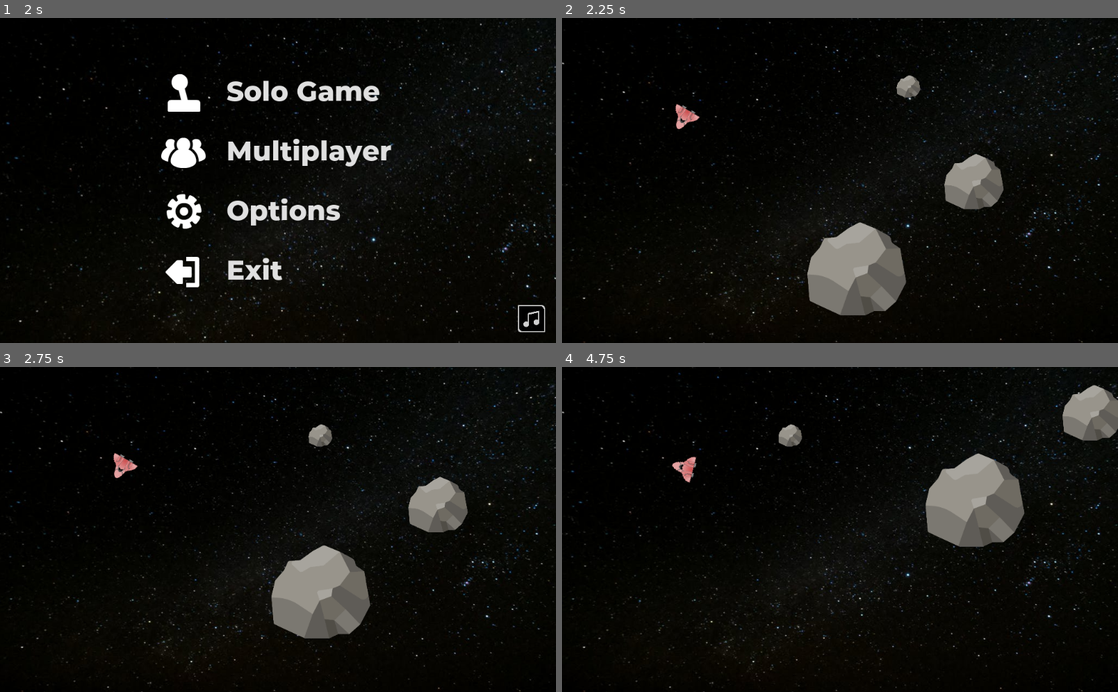
Above: before the commit, frames 1-4 (two rows, left to right).
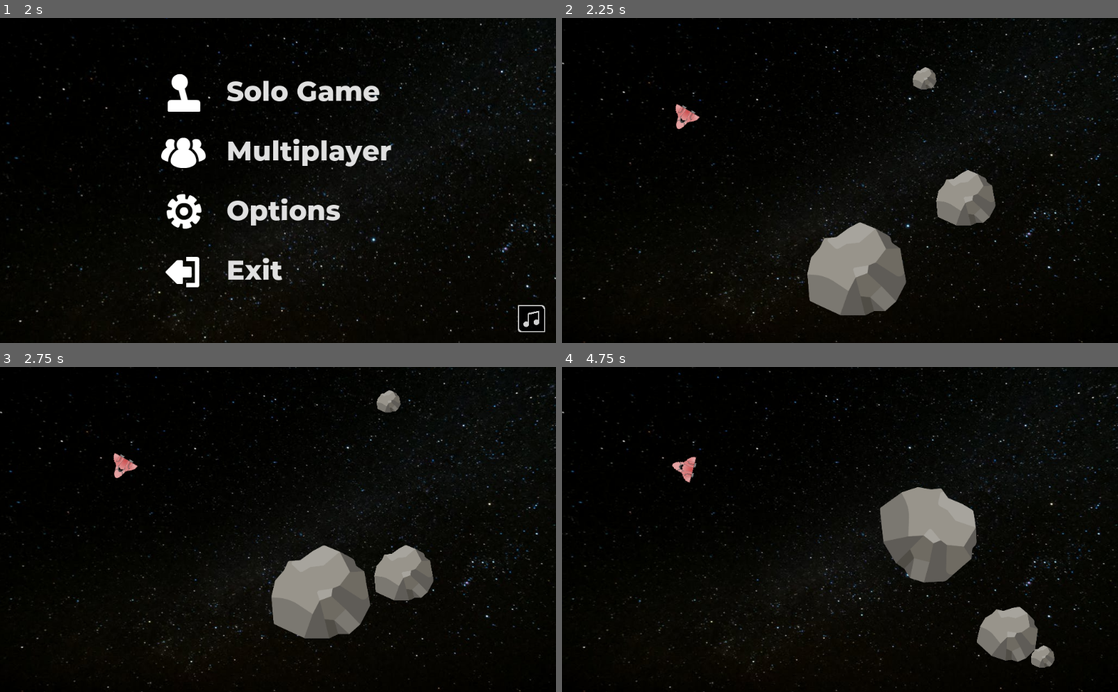
Above: after the commit, the same moments.

Repository: dariodinizg/Chaotic-Fleet
Game: Godot game, scene res://scene/scene_handler/SceneHandler.tscn
Two runs of this game, one before a commit and one after it. Both use one fixed random seed, a clock stepped at 60 frames per second and the inputs below. Sound files missing from this copy of the repository are replaced by a short silence.
Inputs:
- Up to frame 1 (2 s): click "Options" at 0.5 s; click "Back" at 1.25 s
- Up to frame 2 (2.25 s): click "Solo Game" at 2 s
- Up to frame 3 (2.75 s): no input
- Up to frame 4 (4.75 s): hold Right (ui_right) 2.78-3.53 s; hold Left (ui_left) 3.53-4.28 s; hold Right (ui_right) from 4.28 s (still down)

Frame 1 is identical in both runs. In frame 2, 1.9% of the frame differs, in the area x 60-80%, y 15-64%; in frame 3, 3.3%; in frame 4, 9.4%, in the area x 38-100%, y 5-93%.

Commit message:
Implements methods for manage level scenes and change SceneHandler _plug_scene parameter

Diff:
--- a/scene/level_handler/LevelHandler.gd
+++ b/scene/level_handler/LevelHandler.gd
@@ -11,6 +11,7 @@
 var is_state_starting := true
 
 var current_level := 1
+var previous_level
 var is_level_starting := true
 
 func _ready():
@@ -39,7 +40,8 @@
 func _on_game():
 	if is_state_starting:
 		if is_level_starting:
-			Handler._plug_scene(LEVELS[current_level])
+			_plug_level(1)
+			is_level_starting = false
 		else:
 			pass
 
@@ -50,9 +52,6 @@
 func _on_pause_menu():
 	if is_state_starting:
 		Handler._plug_scene(Handler.PLUGGED_SCENES.pause_menu)
-
-func _plug_level():
-	pass
 
 func _end_game():
 	pass
@@ -82,3 +81,40 @@
 
 func disconnect_itself():
 	pass
+
+
+func _free_current_plugged_level(_current_plugged_level):
+	if has_previous_scene():
+		previous_level = _check_previous_plugged_level(_current_plugged_level)
+		_get_current_plugged_scene().disconnect_itself()
+		return $LevelContainer.get_children()[0].queue_free()
+
+
+func _check_previous_plugged_level(_current_level):
+	if previous_level != current_level:
+		return current_level
+
+
+func _get_current_plugged_scene():
+	return $LevelContainer.get_children()[0]
+
+
+func has_previous_scene():
+	if $LevelContainer.get_children().size() != 0:
+		return true
+	return false
+
+
+func _plug_level(level_number):
+	current_level = level_number
+	var preloaded_level = LEVELS[level_number]
+#	match current_plugged_scene:
+#		PLUGGED_SCENES.menu:
+#			current_state = ON_MAINMENU
+#		PLUGGED_SCENES.pause_menu:
+#			current_state = ON_PAUSEMENU
+#		PLUGGED_SCENES.level_handler:
+#			current_state = ON_GAME
+	_free_current_plugged_level(current_level)
+	var level_instance = preloaded_level.instance()
+	$LevelContainer.add_child(level_instance)
--- a/scene/level_handler/LevelHandler.tscn
+++ b/scene/level_handler/LevelHandler.tscn
@@ -4,3 +4,8 @@
 
 [node name="LevelHandler" type="Node2D"]
 script = ExtResource( 1 )
+
+[node name="LevelContainer" type="MarginContainer" parent="."]
+anchor_right = 1.0
+anchor_bottom = 1.0
+rect_min_size = Vector2( 1024, 600 )
--- a/scene/levels/Level1.gd
+++ b/scene/levels/Level1.gd
@@ -5,7 +5,7 @@
 
 signal level_exited
 
-const HANDLER_NAME = "SceneHandler"
+const HANDLER_NAME = "LevelHandler"
 var handler_node
 
 var GameOverScene = preload("res://scene/game_over/game_over.tscn")
@@ -26,8 +26,9 @@
 	game_over_popup.visible = true
 
 func _connect_itself(handler_name):
-	handler_node = get_tree().get_root().get_node(handler_name)
-	self.connect("level_exited", handler_node, "_on_level_exited")
+#	handler_node = get_tree().get_root().get_node(handler_name)
+#	self.connect("level_exited", handler_node, "_on_level_exited")
+	pass
 
 func disconnect_itself():
 	pass
--- a/scene/main_menu/Menu.gd
+++ b/scene/main_menu/Menu.gd
@@ -31,20 +31,22 @@
 
 func connect_itself():
 	# BTNs
+# warning-ignore:return_value_discarded
 	$CanvaMenu/VBoxContainer/options_btn.connect("pressed", self, "_on_options_btn_pressed")
+# warning-ignore:return_value_discarded
 	$CanvaMenu/VBoxContainer/exit_btn.connect("pressed", self, "_on_exit_btn_pressed")
+# warning-ignore:return_value_discarded
 	$CanvaMenu/VBoxContainer/solo_game_btn.connect("pressed", self, "_on_solo_game_btn_pressed")
 
 
 func _on_solo_game_btn_pressed():
-	Handler._plug_scene(Handler.PLUGGED_SCENES.level_handler)
-	emit_signal("solo_game_btn_pressed")
+	Handler._plug_scene("level_handler")
 
 func _on_exit_btn_pressed():
 	Handler._quit_game()
 
 func _on_options_btn_pressed():
-	Handler._plug_scene(Handler.PLUGGED_SCENES.options)
+	Handler._plug_scene("options")
 
 func _on_MenuScene_game_exit_btn_pressed():
 	get_tree().quit()
--- a/scene/options/Options.gd
+++ b/scene/options/Options.gd
@@ -59,13 +59,14 @@
 
 func _on_back_btn_pressed():
 	disconnect_itself()
-	Handler._plug_scene(Handler.PLUGGED_SCENES.menu)
+	Handler._plug_scene("menu")
 
 
 func _on_popup_no_btn_pressed():
 	emit_signal("OPTIONS_back_btn_pressed")
 
 
+# warning-ignore:unused_argument
 func _on_MenuMusicVolSlider_value_changed(value):
 #	if is_game_music_vol_changed:
 	if MenuMusicVolBar.value > -20.0:
@@ -86,12 +87,14 @@
 		$MenuMusic.volume_db = MenuMusicVolBar.value
 
 
+# warning-ignore:unused_argument
 func _on_MenuMusicVolSlider_drag_ended(value_changed):
 	game_settings.menu.musicVol = MenuMusicVolBar.value
 	if $MenuMusic.playing == false:
 		game_settings.menu.is_musicOn = 0
 
 
+# warning-ignore:unused_argument
 func _on_SFXVolumeSlider_value_changed(value):
 	if SfxVolBar.value >= -35:
 		if is_sfx_vol_changed:
@@ -107,6 +110,7 @@
 	SfxLoopTimer.start()
 
 
+# warning-ignore:unused_argument
 func _on_SFXVolSlider_drag_ended(value_changed):
 	game_settings.game.sfxVol = SfxVolBar.value
 	if SfxVolBar.value <=-35:
@@ -120,6 +124,7 @@
 	$Sfx.play()
 
 
+# warning-ignore:unused_argument
 func _on_GameMusicVolSlider_value_changed(value):
 	if GameVolBar.value >= -18:
 		$GameMusic.volume_db = GameVolBar.value - 4.0
@@ -132,6 +137,7 @@
 	$GameMusic.play()
 
 
+# warning-ignore:unused_argument
 func _on_GameMusicVolSlider_drag_ended(value_changed):
 	$GameMusic.stop()
 	$MenuMusic.stream_paused = false
--- a/scene/scene_handler/SceneHandler.gd
+++ b/scene/scene_handler/SceneHandler.gd
@@ -24,18 +24,19 @@
 
 func _ready():
 	is_game_booting = true
-	_plug_scene(PLUGGED_SCENES.menu)
+	_plug_scene("menu")
 	is_game_booting = false
 
 func _on_gameover_no_btn_pressed():
-	_plug_scene(PLUGGED_SCENES.menu)
+#	_plug_scene(PLUGGED_SCENES.menu)
+	_plug_scene("menu")
 
 
 func _free_current_plugged_scene(_current_plugged_scene):
 	if has_previous_scene():
 		previous_plugged_scene = _check_previous_plugged_scene(_current_plugged_scene)
 		_get_current_plugged_scene().disconnect_itself()
-		return $MarginContainer.get_children()[0].queue_free()
+		return $SceneContainer.get_children()[0].queue_free()
 
 
 func _check_previous_plugged_scene(_current_plugged_scene):
@@ -44,35 +45,33 @@
 
 
 func _get_current_plugged_scene():
-	return $MarginContainer.get_children()[0]
+	return $SceneContainer.get_children()[0]
 
 
 func has_previous_scene():
-	if $MarginContainer.get_children().size() != 0:
+	if $SceneContainer.get_children().size() != 0:
 		return true
 	return false
 
 
-func _plug_scene(_preloaded_scene):
-	current_plugged_scene = _preloaded_scene
-	match current_plugged_scene:
-		PLUGGED_SCENES.menu:
+func _plug_scene(scene_name):
+	var preloaded_scene = PLUGGED_SCENES[scene_name]
+	current_plugged_scene = preloaded_scene
+	match scene_name:
+		"menu":
 			current_state = ON_MAINMENU
-		PLUGGED_SCENES.pause_menu:
+		"pause_menu":
 			current_state = ON_PAUSEMENU
-		PLUGGED_SCENES.level_handler:
+		"level_handler":
 			current_state = ON_GAME
-	print(current_state)
 	_free_current_plugged_scene(current_plugged_scene)
-	var scene_instance = _preloaded_scene.instance()
-	$MarginContainer.add_child(scene_instance)
+	var scene_instance = preloaded_scene.instance()
+#	if _preloaded_scene == PLUGGED_SCENES.level_handler:
+#		add_child(scene_instance)
+#	else:
+	$SceneContainer.add_child(scene_instance)
 
 
 func _quit_game():
 	GameHandler.saveConfig()
 	get_tree().quit()
-
-#func _check_config_keys():
-#	if Input.is_action_just_pressed("ui_cancel"):
-#		if current_state == ON_GAME:
-#			_plug_scene(PLUGGED_SCENES.options)
--- a/scene/scene_handler/SceneHandler.tscn
+++ b/scene/scene_handler/SceneHandler.tscn
@@ -10,5 +10,7 @@
 "_edit_vertical_guides_": [ 1028.0 ]
 }
 
-[node name="MarginContainer" type="MarginContainer" parent="."]
+[node name="SceneContainer" type="MarginContainer" parent="."]
+anchor_right = 1.0
+anchor_bottom = 1.0
 rect_min_size = Vector2( 1024, 600 )
Not shown, changed: game_settings
